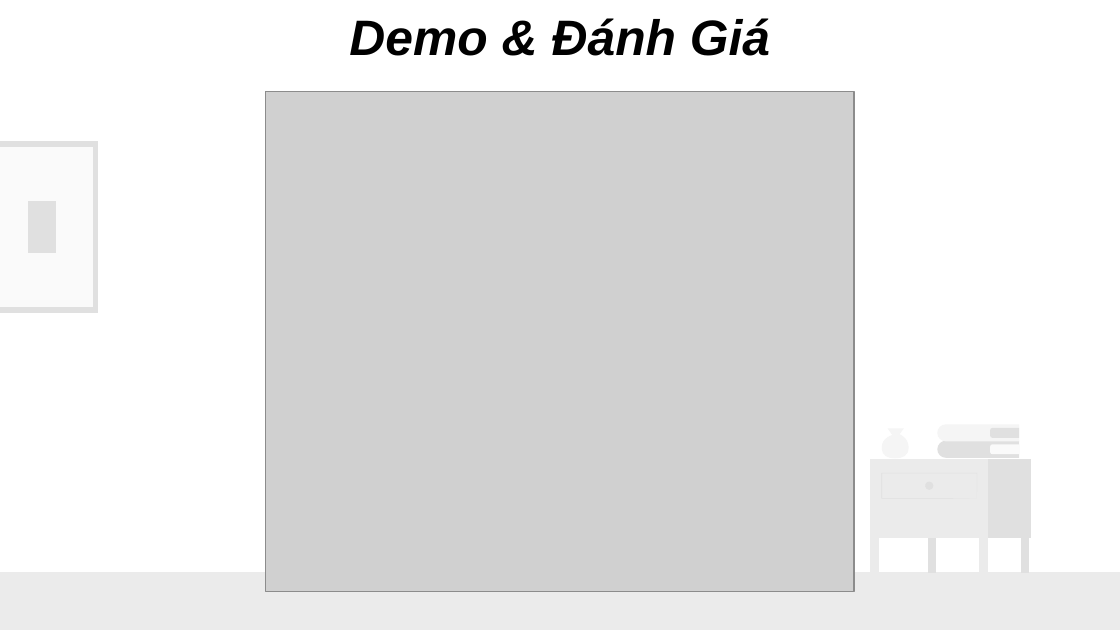
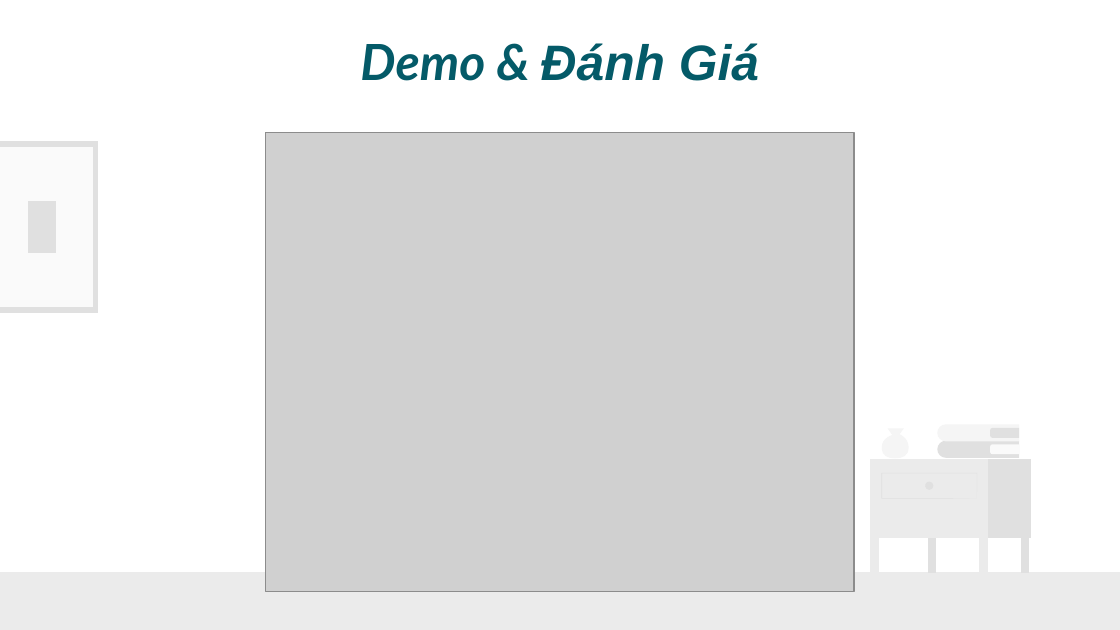
Before and after one commit to TooCuteToo/GiaiThuatTienHoa, a slide deck: slide 24 of ThuatTienHoa_I.pptx (slide 23 before the commit). Drawn at 1120x630 pixels with LibreOffice and Linux fonts; fonts in the diff are those of the drawing; grey boxes stand for pictures. Boxes give left, top, right and bottom in pixels: in the first picture for what was removed or moved away, otherwise in the second. Text is boxed around its words. In the diff, an @@ line names an element or a change of style, - is before the commit and + after.

```diff
--- a/ThuatTienHoa_I.pptx
+++ b/ThuatTienHoa_I.pptx
@@ text "Demo & Đánh Giá": place and size @@
-text "Demo & Đánh Giá" at [349, 18, 770, 56]
+text "Demo & Đánh Giá" at [360, 43, 759, 81]
@@ text "Demo & Đánh Giá" at [360, 43, 759, 81]: font Arial to Lato in "Demo &"; text colour #000000 to #045A68 @@
@@ picture: place and size @@
-picture at [265, 92, 853, 592]
+picture at [265, 132, 853, 591]
```
Also in this commit, not shown: 24 other slides changed, 1 slide added, 1 other file.
